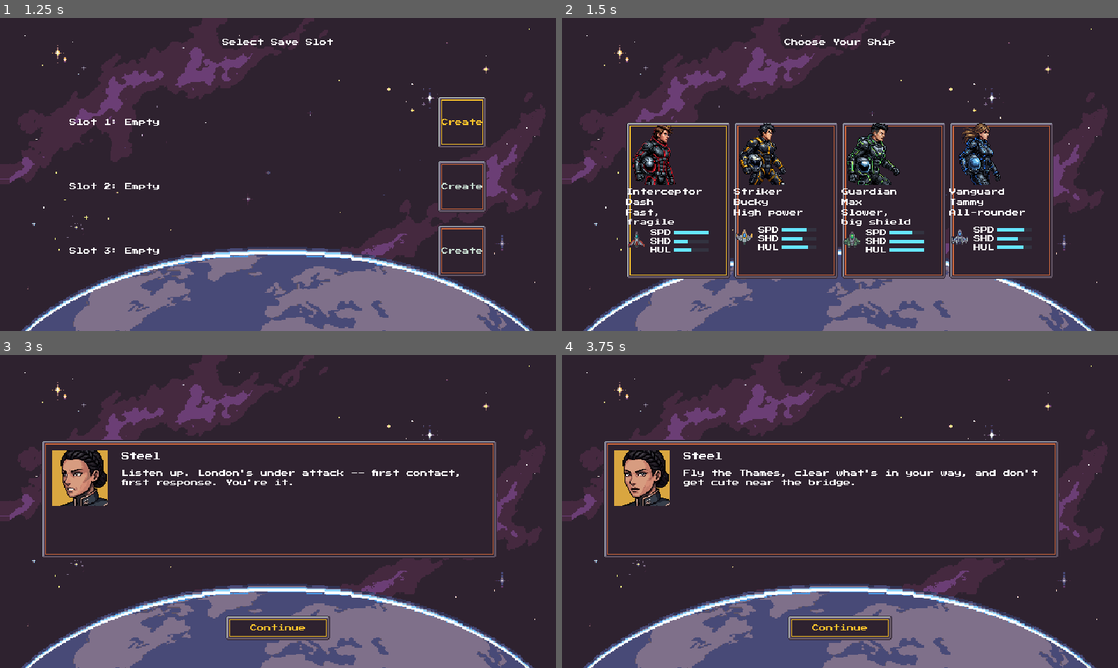
Above: before the commit, frames 1-4 (two rows, left to right).
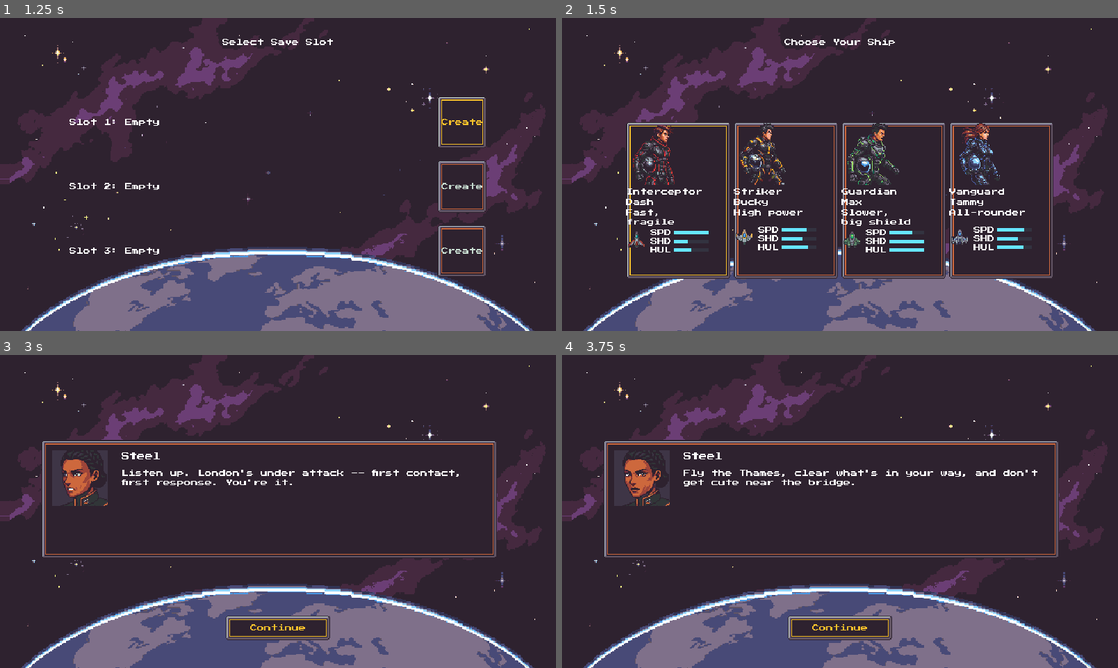
Above: after the commit, the same moments.

Repository: Funfetsunk/terra-intercept
Game: Godot game, scene res://scenes/menus/title_screen.tscn
Same seed, same stepped clock (60 frames per second), same inputs: the game is played once before the commit and once after it.
Inputs (mouse positions are in pixels of both pictures, inside the frame that each line leads up to):
- Up to frame 1 (1.25 s): click "Start" at 0.5 s
- Up to frame 2 (1.5 s): click "Create" at 1.25 s
- Up to frame 3 (3 s): click (116, 536) at 2 s; click "London (Available)" at 2.75 s
- Up to frame 4 (3.75 s): click "Continue" at 3.5 s

Frame 1 is identical in both runs. In frame 2, 2.6% of the frame differs, in the area x 12-79%, y 33-54%; in frame 3, 1.5%; in frame 4, 1.5%.

Commit message:
Hand-tune portraits and ship-select art onto the palette
All 20 portraits and the 4 ship-select pilot pieces now use only
Resurrect 64 colours.
- Skin and hair map by lightness onto a single warm ramp, with a
  per-character offset so each character's skin tone keeps its relative
  depth: Dash 0, Tammy +2, Bucky -4, Max -10, Steel -12.
- Near-black hair and armour get a small lift so braids and plating keep
  their detail.
- Strong accent trims (red, orange, green, blue) are excluded from the
  skin ramp, so they keep their colour.
Brown hair now reads chestnut or auburn, because the palette has no
neutral mid-brown.

The dialogue box and briefing screen now put real portrait art on a
palette backdrop (portrait_backdrop_color, default 3e3546). The old
per-line portrait_color swatch clashed with the new skin tones, so it
now only shows for lines with no portrait art.

Co-Authored-By: Claude Opus 5.5 <noreply@anthropic.com>
Claude-Session: https://claude.ai/code/session_01H357k7vYWoZ8XVmx2UrTn5

Diff:
--- a/scenes/hud/dialogue_box.gd
+++ b/scenes/hud/dialogue_box.gd
@@ -1,4 +1,8 @@
 extends CanvasLayer
+
+## Palette backdrop behind real portrait art. portrait_color is only used for
+## lines that have no portrait texture (placeholder swatch).
+@export var portrait_backdrop_color: Color = Color("3e3546")
 
 @onready var _portrait: ColorRect = $Panel/Portrait
 @onready var _portrait_art: TextureRect = $Panel/Portrait/Art
@@ -9,7 +13,7 @@
 	visible = false
 
 func show_dialogue(entry: DialogueEntry) -> void:
-	_portrait.color = entry.portrait_color
+	_portrait.color = portrait_backdrop_color if entry.portrait != null else entry.portrait_color
 	_portrait_art.texture = entry.portrait
 	_speaker_label.text = entry.speaker_name
 	_text_label.text = entry.text
--- a/scenes/menus/briefing_screen.gd
+++ b/scenes/menus/briefing_screen.gd
@@ -1,4 +1,8 @@
 extends Control
+
+## Palette backdrop behind real portrait art. portrait_color is only used for
+## lines that have no portrait texture (placeholder swatch).
+@export var portrait_backdrop_color: Color = Color("3e3546")
 
 @onready var _game_state: Node = get_node("/root/GameState")
 @onready var _portrait_box: ColorRect = $PortraitBox
@@ -30,7 +34,7 @@
 func _show_line(index: int) -> void:
 	_index = index
 	var line: BriefingLine = _lines[index]
-	_portrait_box.color = line.portrait_color
+	_portrait_box.color = portrait_backdrop_color if line.portrait != null else line.portrait_color
 	_portrait_art.texture = line.portrait
 	_speaker_label.text = line.speaker_name
 	_text_label.text = line.text
Binary file changed: art/sprites/portraits/bucky_determined.png
Binary file changed: art/sprites/portraits/bucky_happy.png
Binary file changed: art/sprites/portraits/bucky_hurt.png
Binary file changed: art/sprites/portraits/bucky_neutral.png
Binary file changed: art/sprites/portraits/dash_determined.png
Binary file changed: art/sprites/portraits/dash_happy.png
Binary file changed: art/sprites/portraits/dash_hurt.png
Binary file changed: art/sprites/portraits/dash_neutral.png
Binary file changed: art/sprites/portraits/max_determined.png
Binary file changed: art/sprites/portraits/max_happy.png
Binary file changed: art/sprites/portraits/max_hurt.png
Binary file changed: art/sprites/portraits/max_neutral.png
(and 13 more such lines)
